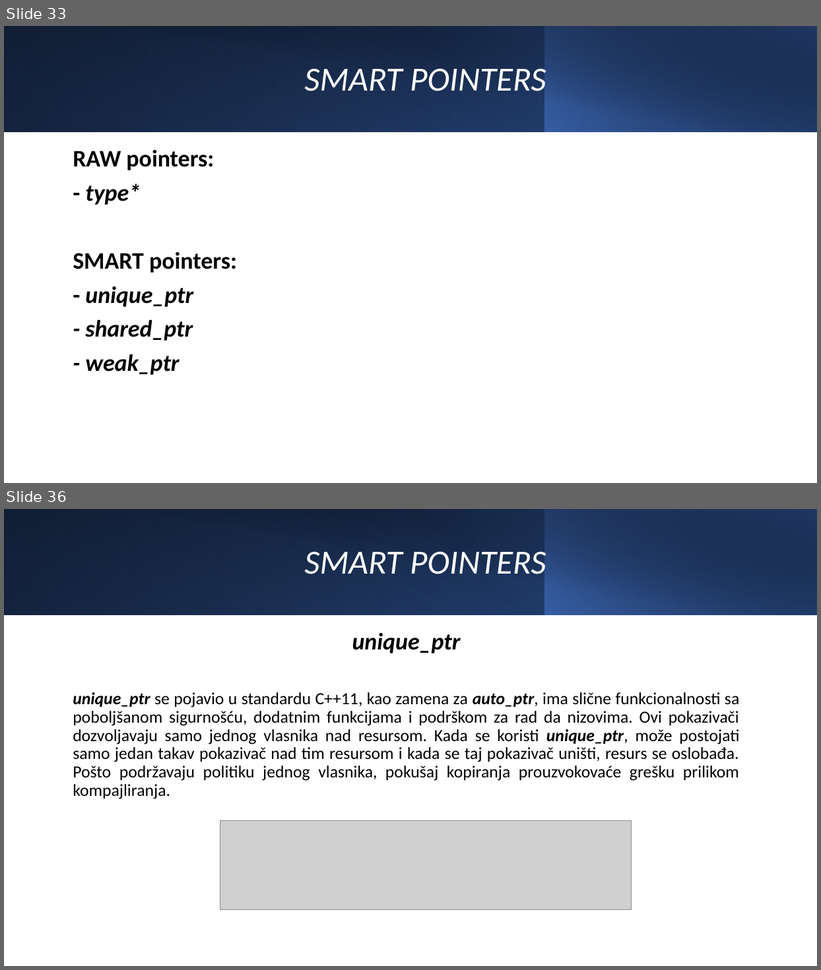
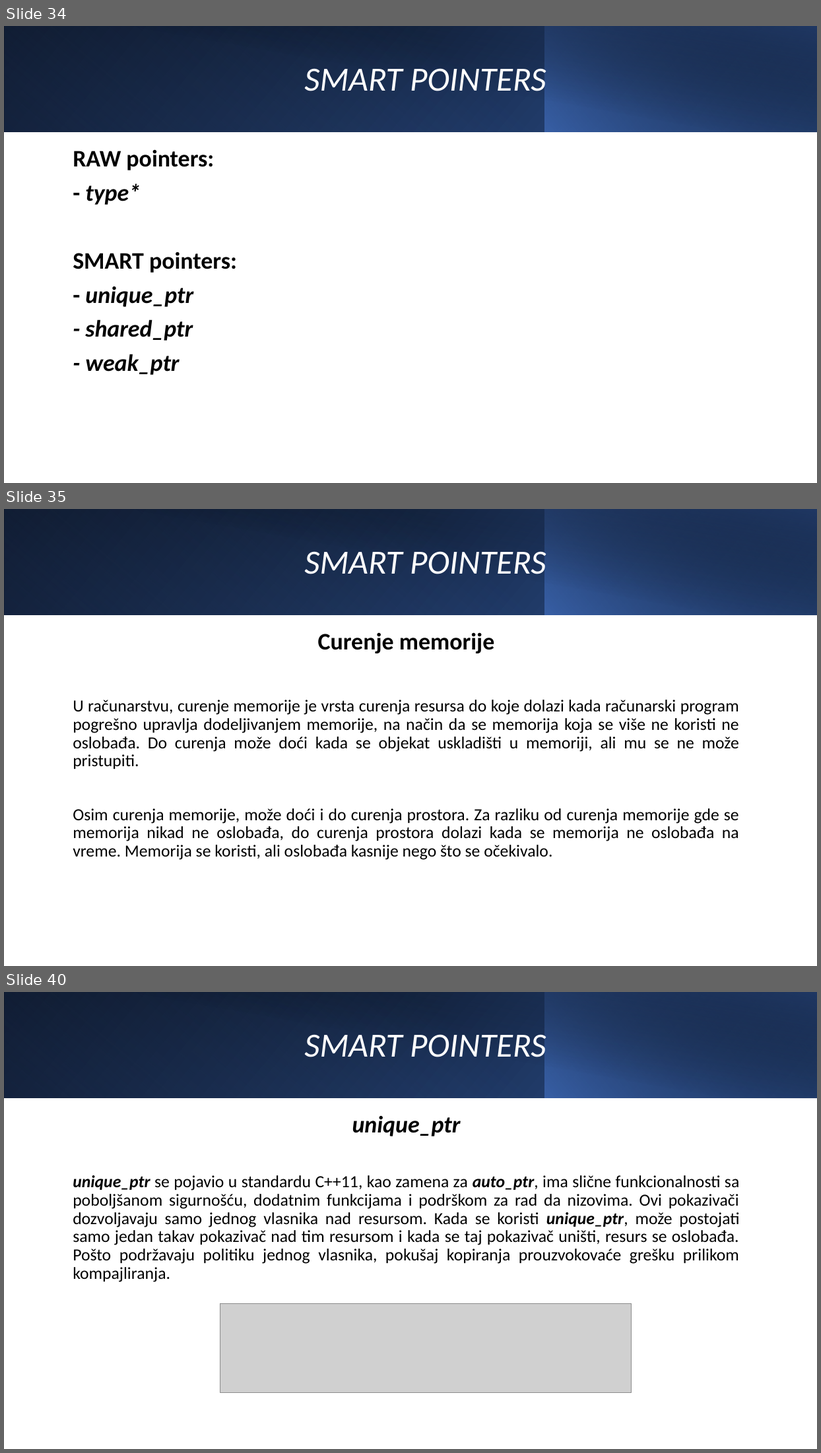
Before and after one commit to grujevmilan/NSI_projekat, a slide deck: NSI - C++.pptx. Shown one above the other, each under a label of ours: slides 33 and 36 before the commit, slides 34, 35 and 40 after it; the slides between them are not shown. The pictures are 821x970 and 821x1453 pixels, drawn with LibreOffice and Linux fonts; fonts in the diff are those of the drawing; grey boxes stand for pictures. Boxes give left, top, right and bottom in pixels: in the first picture for what was removed or moved away, otherwise in the second. Text is boxed around its words. In the diff, an @@ line names an element or a change of style, - is before the commit and + after.

Commit message:
Last presentation changes

```diff
--- a/NSI - C++.pptx
+++ b/NSI - C++.pptx
@@ slide 35 added at (4,509,817,966), background #FFFFFF @@
@@ rectangle added at (4,509,817,615), fill gradient #000000 to #2F5597 @@
@@ rectangle added at (4,509,546,615), fill gradient #4472C4 to #203864 @@
@@ rectangle added at (34,509,817,616), fill gradient #000000 to #203864 @@
@@ rectangle added at (545,509,817,615), fill gradient #4472C4 to #000000 @@
@@ title added at (304,551,546,582), 40 pt, text #FFFFFF, italic @@
+SMART POINTERS
@@ text added at (73,632,739,860), 20 pt, text #000000 @@
+Curenje memorije
+U računarstvu, curenje memorije je vrsta curenja resursa do koje dolazi kada računarski program pogrešno upravlja dodeljivanjem memorije, na način da se memorija koja se više ne koristi ne oslobađa. Do curenja može doći kada se objekat uskladišti u memoriji, ali mu se ne može pristupiti.
+Osim curenja memorije, može doći i do curenja prostora. Za razliku od curenja memorije gde se memorija nikad ne oslobađa, do curenja prostora dolazi kada se memorija ne oslobađa na vreme. Memorija se koristi, ali oslobađa kasnije nego što se očekivalo.
@@ what was slide 33 is now slide 34 @@
@@ what was slide 36 is now slide 40 @@
```
Also in this commit, not shown: 6 other slides added.
